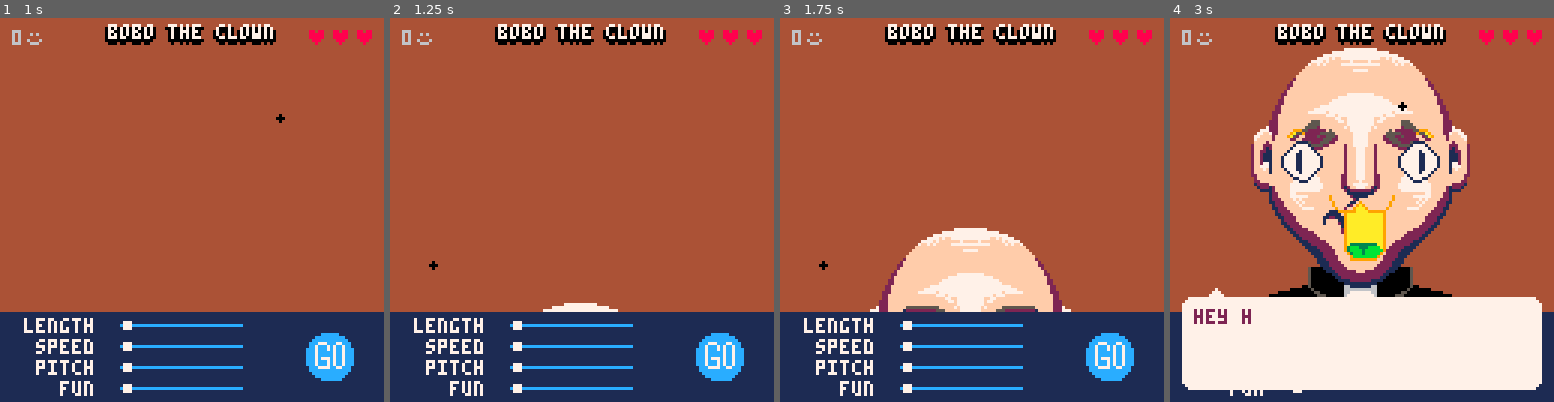
Above: before the commit, frames 1-4 (left to right).
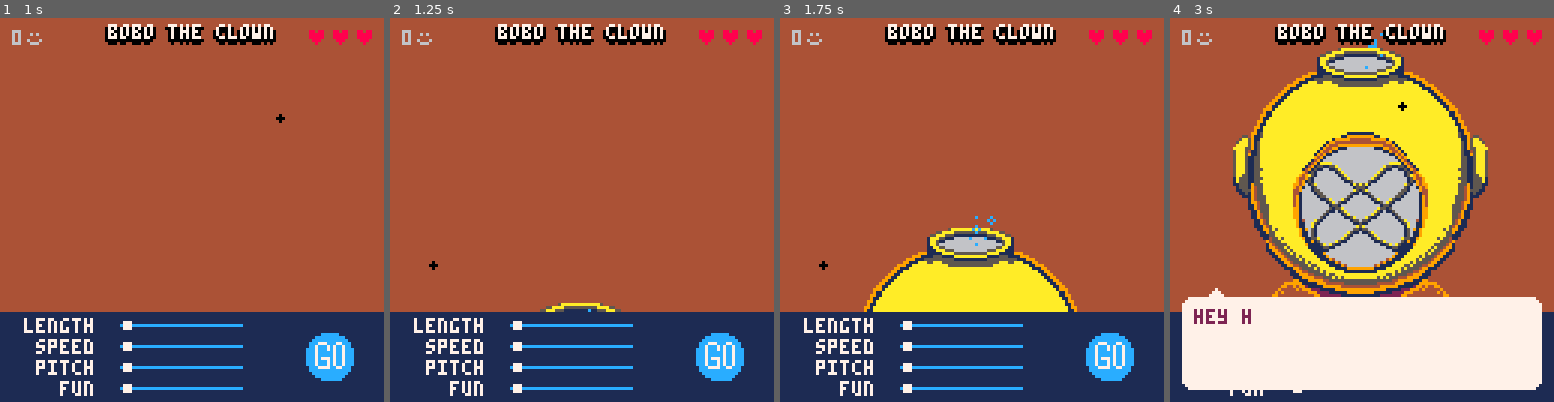
Above: after the commit, the same moments.

Repository: Alfie-Edwards/game-boys
Game: PICO-8 cartridge game.p8
Two runs of this game, one before a commit and one after it. Both use one fixed random seed, a clock stepped at 60 frames per second and the inputs below.
Inputs (mouse positions are in pixels of both pictures, inside the frame that each line leads up to):
- Up to frame 1 (1 s): tap X (X key) at 0.33 s; click (280, 121) at 0.67 s; tap O (Z key) at 0.7 s
- Up to frame 2 (1.25 s): tap X (X key) at 1.07 s; click (436, 267) at 1.22 s
- Up to frame 3 (1.75 s): tap O (Z key) at 1.7 s
- Up to frame 4 (3 s): click (1277, 114) at 1.77 s; tap X (X key) at 1.85, 2.97 s; tap O (Z key) at 2.1, 2.5, 2.9 s; click (1342, 259) at 2.32 s; click (1404, 106) at 2.87 s

Frame 1 is identical in both runs. In frame 2, 0.4% of the frame differs, in the area x 39-61%, y 74-77%; in frame 3, 8.6%; in frame 4, 31%, in the area x 16-83%, y 3-73%.

Commit message:
diver bubbles

Diff:
--- a/face.lua
+++ b/face.lua
@@ -231,6 +231,61 @@
 	draw_helmet_right(head_right - tiles(4), head_top)
 	draw_side_left(head_left - tiles(2) + 1, head_top + tiles(2))
 	draw_side_right(head_right - 1,          head_top + tiles(2))
+
+	local bubbles_x = head_left + tiles(3.5)
+	local bubbles_y = head_top
+	local bubbles_stages = {
+		function ()
+			palt(12, false)
+			palt(1, true)
+			spr(64, bubbles_x, bubbles_y, 1, 1, false, false)
+			palt(12, false)
+			palt(1, false)
+		end,
+		function ()
+			palt(12, false)
+			palt(1, true)
+			spr(65, bubbles_x, bubbles_y, 1, 1, false, false)
+			palt(12, false)
+			palt(1, false)
+		end,
+		function ()
+			palt(12, false)
+			palt(1, true)
+			spr(224, bubbles_x, bubbles_y - tiles(1), 2, 2, false, false)
+			palt(12, false)
+			palt(1, false)
+		end,
+		function ()
+			palt(12, true)
+			palt(1, false)
+			pal(1, 12)
+			spr(224, bubbles_x, bubbles_y - tiles(1), 2, 2, false, false)
+			pal(1)
+			palt(12, false)
+			palt(1, false)
+		end,
+		function ()
+			palt(12, false)
+			palt(1, true)
+			spr(224, bubbles_x, bubbles_y - tiles(1), 2, 2, false, false)
+			palt(12, false)
+			palt(1, false)
+		end,
+		function ()
+			palt(12, true)
+			palt(1, false)
+			pal(1, 12)
+			spr(64, bubbles_x, bubbles_y, 1, 1, false, false)
+			pal(1)
+			palt(12, false)
+			palt(1, false)
+		end,
+	}
+
+	local bubbles_stage = flr((t() * 5) % #bubbles_stages) + 1
+
+	bubbles_stages[bubbles_stage]()
 end
 
 function draw_head(name, emotion)
@@ -238,8 +293,8 @@
 
 	-- TODO #temp
 	-- name = "big beardy man"
-	name = "priest"
-    -- name = "diver"
+	-- name = "priest"
+	name = "diver"
 
 	-- setup
 	pal()
